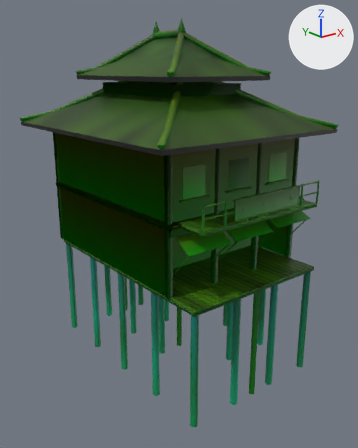
The glTF model assets/environments/kits/tamsule_bell/shophouse_b.glb, before and after one commit.
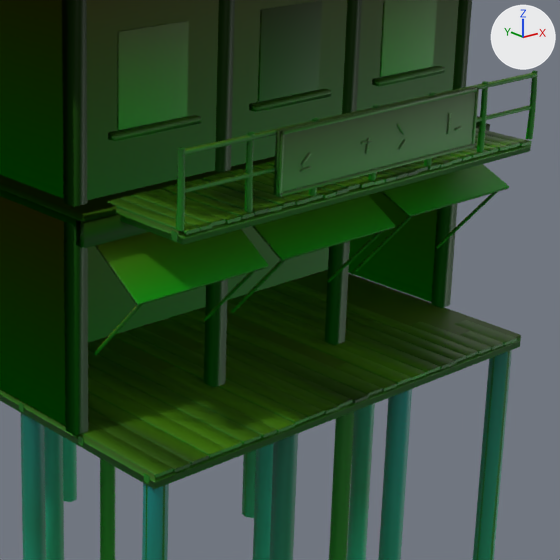
Each version appears first whole from a 50 mm camera at (-14.06, -18.3, 10.0) aimed at (0.0, -0.72, 2.97), and next in a close-up on the part from 40% to 91% of the width and 35% to 76% of the height. Arrows for +X, +Y and +Z are at upper right; the lights stay in place. The first two pictures are the older version. Vertices at exactly the same position are counted once.

In view in the first close-up: 'shophouse_b', 'shophouse_b-lod1'.
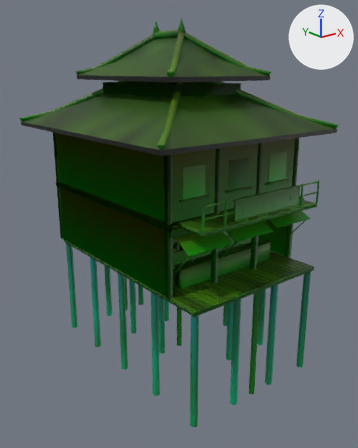
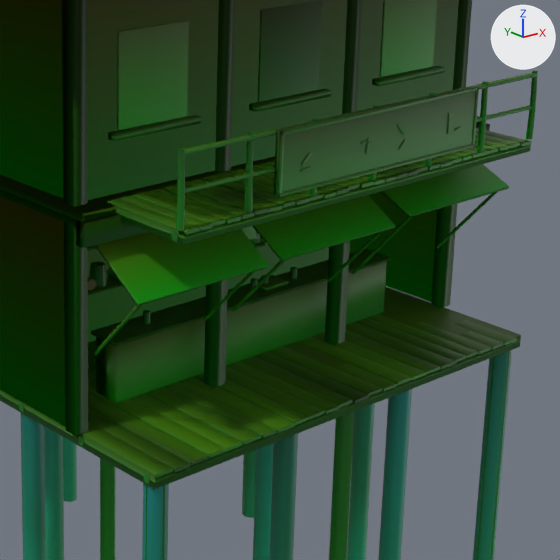
Pixel boxes (x1, y1, x2, y2) of what changed, in the close-ups (560 x 560 px):
part 1 of me_shophouse_b, added: after (96, 262, 387, 403)
part 2 of me_shophouse_b, added (mostly hidden): after (88, 242, 266, 295)
part 3 of me_shophouse_b, added: after (91, 249, 391, 346)
part 4 of me_shophouse_b, added (mostly hidden): after (250, 231, 260, 244)
part 5 of me_shophouse_b, added: after (88, 277, 97, 291)
part 6 of me_shophouse_b, added: after (107, 267, 119, 281)
part 7 of me_shophouse_b, added: after (257, 275, 288, 291)
part 8 of me_shophouse_b, added (mostly hidden): after (242, 226, 256, 240)
part 9 of me_shophouse_b, added (mostly hidden): after (90, 236, 297, 324)

Edits to the bpy script that builds the scene:
```text
Add mat_tb_cloth_sea_blue:
    mat_tb_cloth_sea_blue = bpy.data.materials.new('tb_cloth_sea_blue')
    # nodes: BsdfPrincipled, Mix, OutputMaterial, VertexColor
    # colours: white #e7e7e7, mixed with the vertex colours
Add mat_tb_cloth_sand:
    mat_tb_cloth_sand = bpy.data.materials.new('tb_cloth_sand')
    # nodes: BsdfPrincipled, Mix, OutputMaterial, VertexColor
    # colours: white #e7e7e7, mixed with the vertex colours
Add mat_tb_cloth_indigo:
    mat_tb_cloth_indigo = bpy.data.materials.new('tb_cloth_indigo')
    # nodes: BsdfPrincipled, Mix, OutputMaterial, VertexColor
    # colours: white #e7e7e7, mixed with the vertex colours
Add mat_tb_cloth_red:
    mat_tb_cloth_red = bpy.data.materials.new('tb_cloth_red')
    # nodes: BsdfPrincipled, Mix, OutputMaterial, VertexColor
    # colours: white #e7e7e7, mixed with the vertex colours
Add mat_tb_cloth_faded_teal:
    mat_tb_cloth_faded_teal = bpy.data.materials.new('tb_cloth_faded_teal')
    # nodes: BsdfPrincipled, Mix, OutputMaterial, VertexColor
    # colours: white #e7e7e7, mixed with the vertex colours
Add mat_tb_lacquer_red:
    mat_tb_lacquer_red = bpy.data.materials.new('tb_lacquer_red')
    # nodes: BsdfPrincipled, Mix, OutputMaterial, VertexColor
    # colours: white #e7e7e7, mixed with the vertex colours
Change me_shophouse_b:
    used by ob_shophouse_b; location = (0.0, 0.0, 0.0)
    remove me_shophouse_b.from_pydata(...)  # 6180 vertices, 11266 faces; spans x -4.8..4.8, y -6.2..5.8, z -3.5..12.0
    add me_shophouse_b.from_pydata(...)  # 6902 vertices, 12374 faces; spans x -4.8..4.8, y -6.2..5.8, z -3.5..12.0
    me_shophouse_b part 1: a new loose piece, a box spanning x -2.59..2.59, y -4.16..-3.74, z 1.61..2.43, in mat_tb_timber
    me_shophouse_b part 2: a new loose piece, a box spanning x -2.995..2.995, y -2.745..-2.415, z 2.53..2.57, in mat_tb_timber
    me_shophouse_b part 3: a new loose piece, a box spanning x -2.644..2.644, y -4.204..-3.696, z 2.436..2.484, in mat_tb_lacquer_black
    me_shophouse_b part 4: a new loose piece, a box spanning x 1.17..1.39, y -2.69..-2.47, z 2.58..2.78, in mat_tb_woven
    me_shophouse_b part 5: a new loose piece, an 8-sided cylinder along y spanning x -1.95..-1.78, y -2.72..-2.46, z 2.58..2.74, in mat_tb_cloth_sea_blue
    me_shophouse_b part 6: a new loose piece, an 8-sided cylinder along y spanning x -1.39..-1.22, y -2.72..-2.46, z 2.58..2.74, in mat_tb_cloth_sand
    me_shophouse_b part 7: a new loose piece, a box spanning x 0.148..0.571, y -4.102..-3.798, z 2.498..2.562, in mat_tb_cloth_sand
    me_shophouse_b part 8: a new loose piece, a box spanning x 0.108..0.543, y -3.459..-3.441, z 3.032..4.147, in mat_tb_cloth_sand
    me_shophouse_b part 9: 392 vertices added at x -3.2..3.2, y -4.0..-2.5, z 2.5..4.2
    other edits to the shape of me_shophouse_b do not show in these pictures
    add me_shophouse_b.materials.append(mat_tb_lacquer_red)
    add me_shophouse_b.materials.append(mat_tb_cloth_sea_blue)
    add me_shophouse_b.materials.append(mat_tb_cloth_sand)
    add me_shophouse_b.materials.append(mat_tb_cloth_red)
    add me_shophouse_b.materials.append(mat_tb_cloth_faded_teal)
    add me_shophouse_b.materials.append(mat_tb_cloth_indigo)
```
